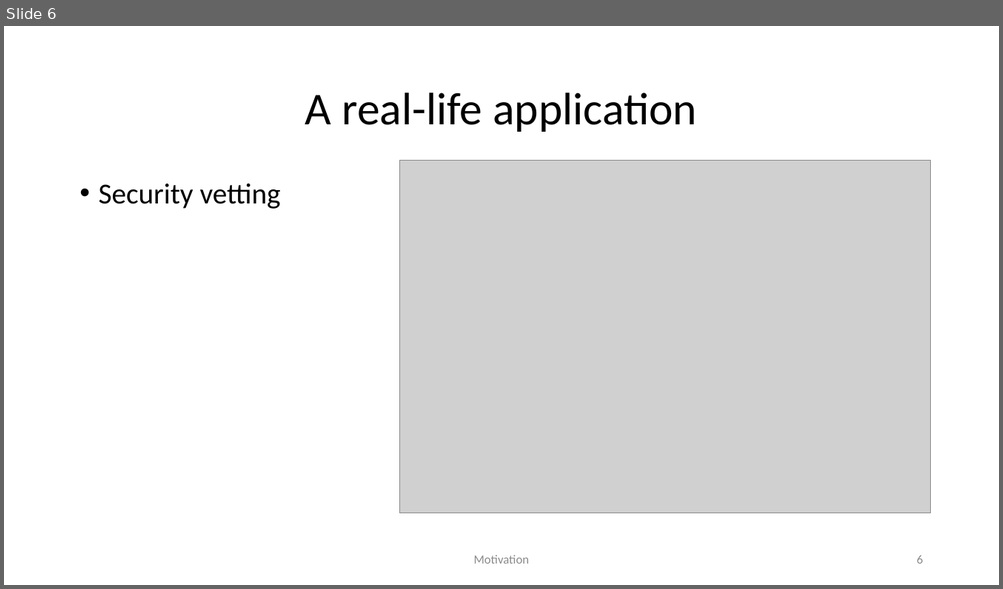
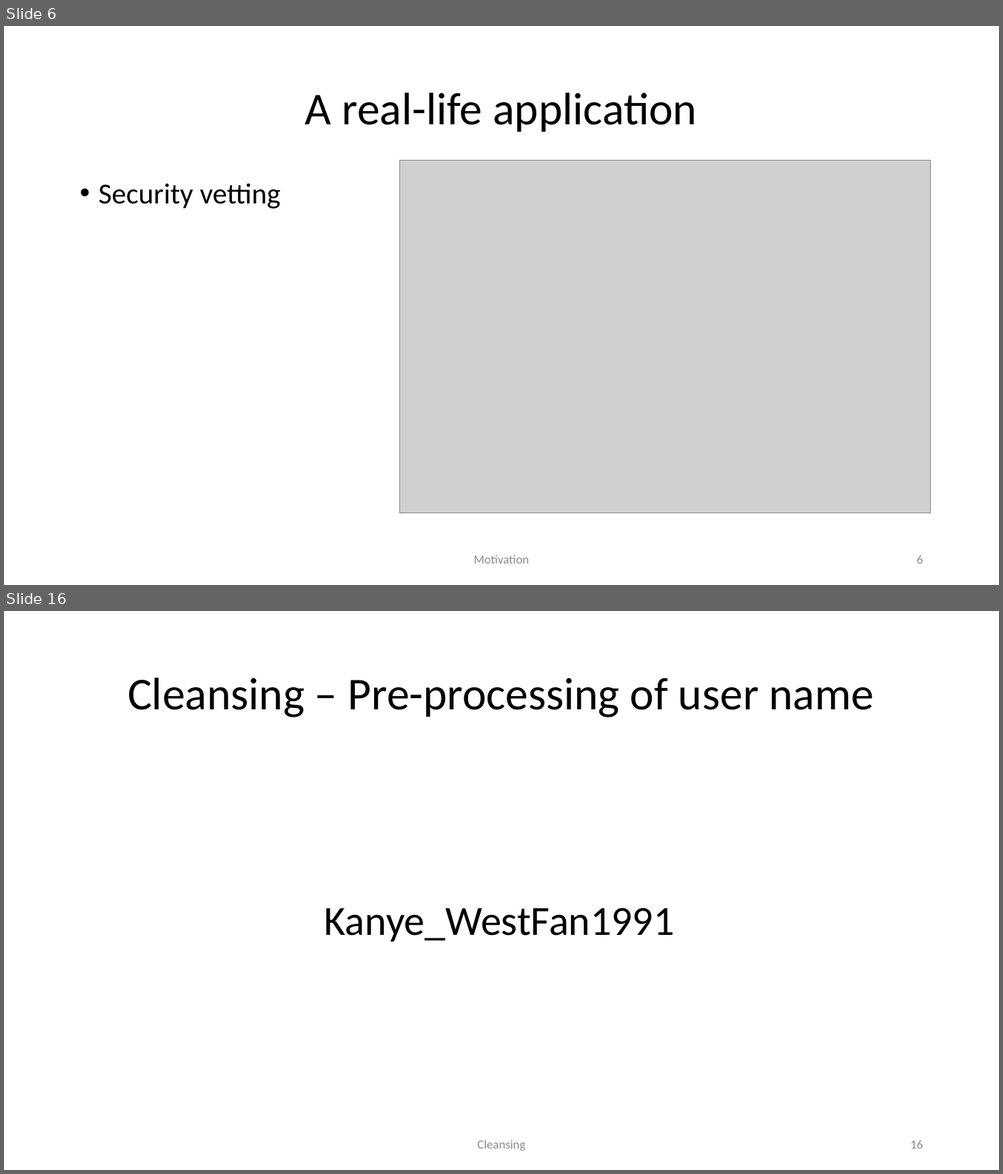
Before and after one commit to yu-greenland/name_transliteration, a slide deck: documents/actual presentation.pptx. Shown one above the other, each under a label of ours: slide 6 before the commit, slides 6 and 16 after it; the slides between them are not shown. The pictures are 1003x589 and 1003x1174 pixels, drawn with LibreOffice and Linux fonts; fonts in the diff are those of the drawing; grey boxes stand for pictures. Boxes give left, top, right and bottom in pixels: in the first picture for what was removed or moved away, otherwise in the second. Text is boxed around its words. In the diff, an @@ line names an element or a change of style, - is before the commit and + after.

```diff
--- a/documents/actual presentation.pptx
+++ b/documents/actual presentation.pptx
@@ slide 16 added at <box>4,611,999,1170</box>, background #FFFFFF @@
@@ title added at <box>128,678,874,718</box>, 44 pt, text #000000 @@
+Cleansing – Pre-processing of user name
@@ text added at <box>324,908,674,942</box>, 40 pt, text #000000 @@
+Kanye_WestFan1991
@@ text added at <box>477,1140,525,1151</box>, 12 pt, text #8C8C8C @@
+Cleansing
@@ page number added at <box>910,1141,922,1149</box>, 12 pt, text #8C8C8C @@
+16
```
Also in this commit, not shown: 2 slides changed, 22 other slides added, 3 other files.
